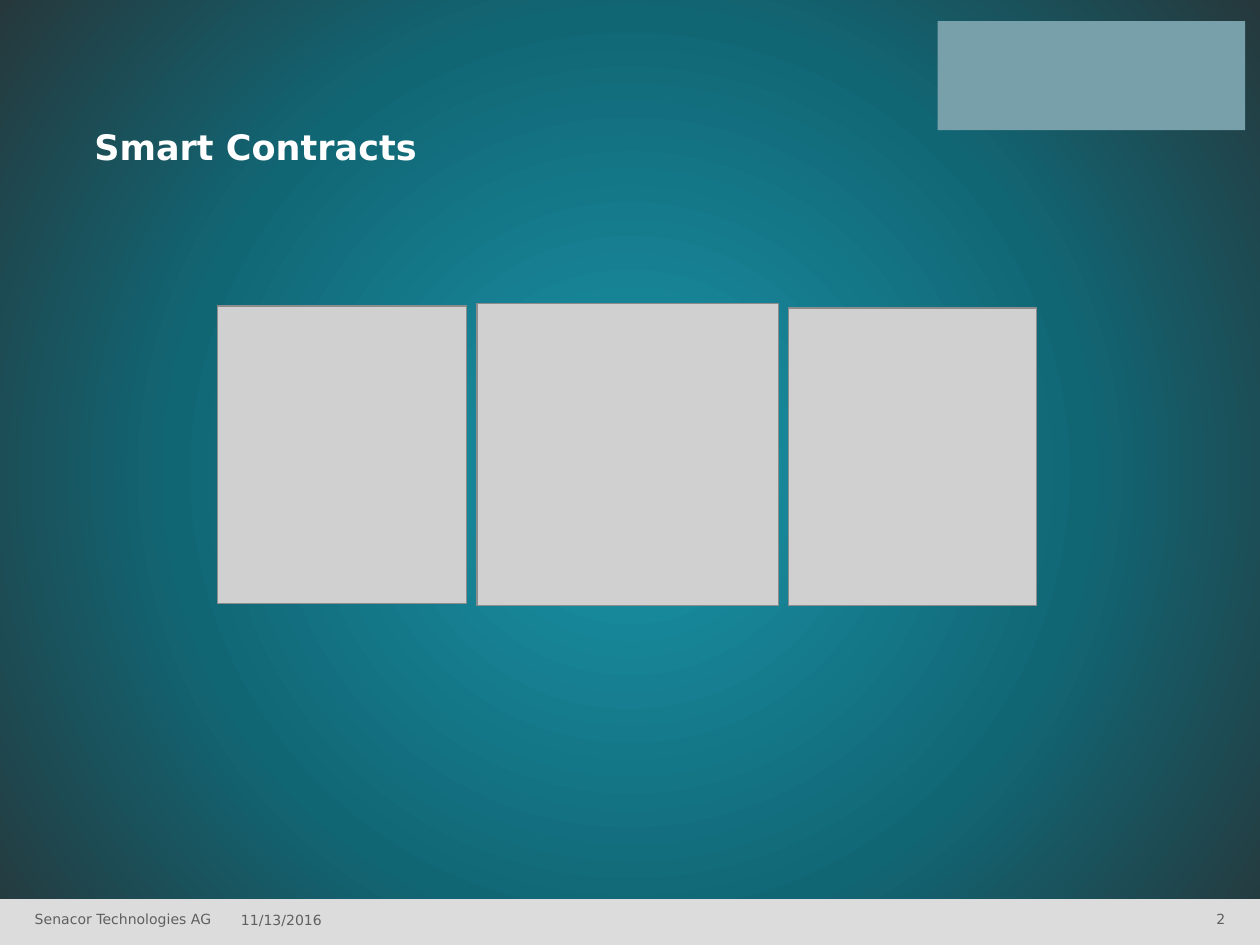
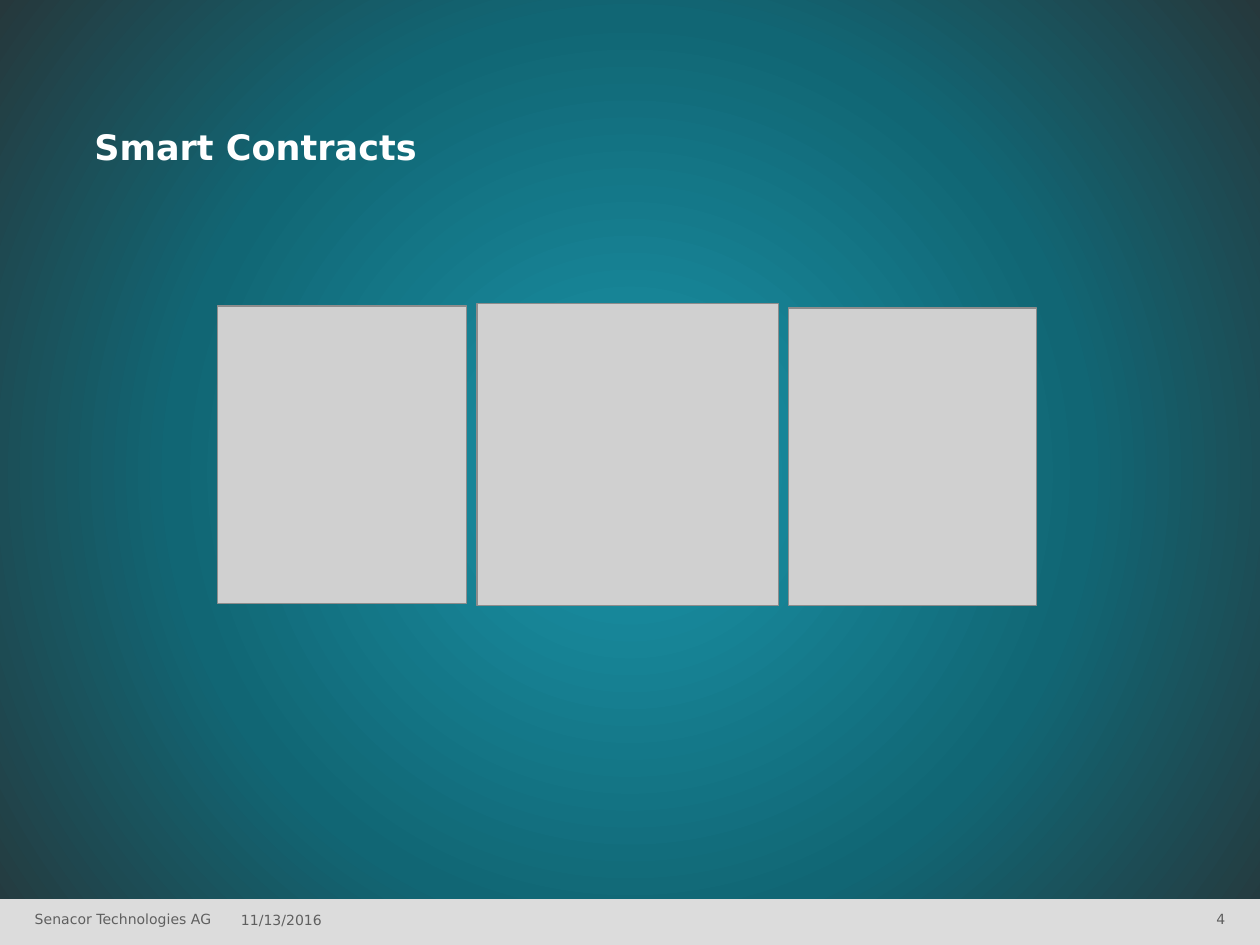
Before and after one commit to raharjaliu/tum-16, a slide deck: slide 4 of Presentation/20161112_TUM_FinalPresentation.pptx (slide 2 before the commit). Drawn at 1260x945 pixels with LibreOffice and Linux fonts; fonts in the diff are those of the drawing; grey boxes stand for pictures; background and template pictures are left out. Boxes give left, top, right and bottom in pixels: in the first picture for what was removed or moved away, otherwise in the second. Text is boxed around its words. In the diff, an @@ line names an element or a change of style, - is before the commit and + after.

```diff
--- a/Presentation/20161112_TUM_FinalPresentation.pptx
+++ b/Presentation/20161112_TUM_FinalPresentation.pptx
@@ rectangle removed at bbox=[937, 21, 1245, 131] @@
@@ page number at bbox=[1216, 914, 1225, 924]: text changed @@
-2
+4
```
Also in this commit, not shown: 3 other slides changed, 2 slides added.
